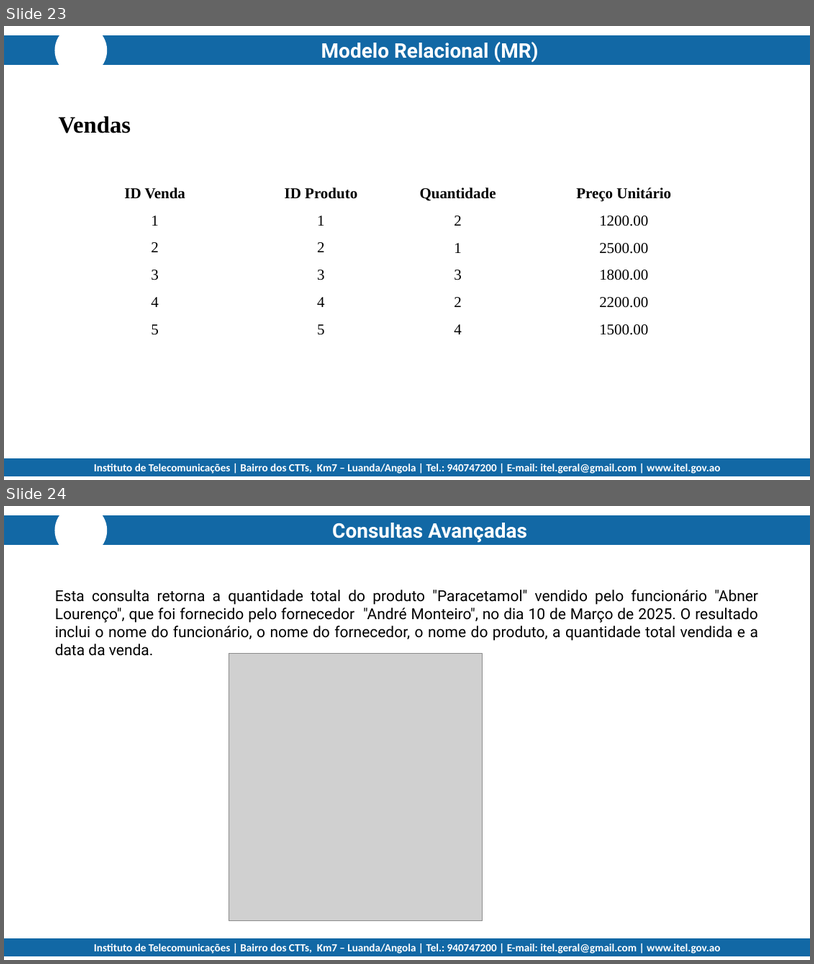
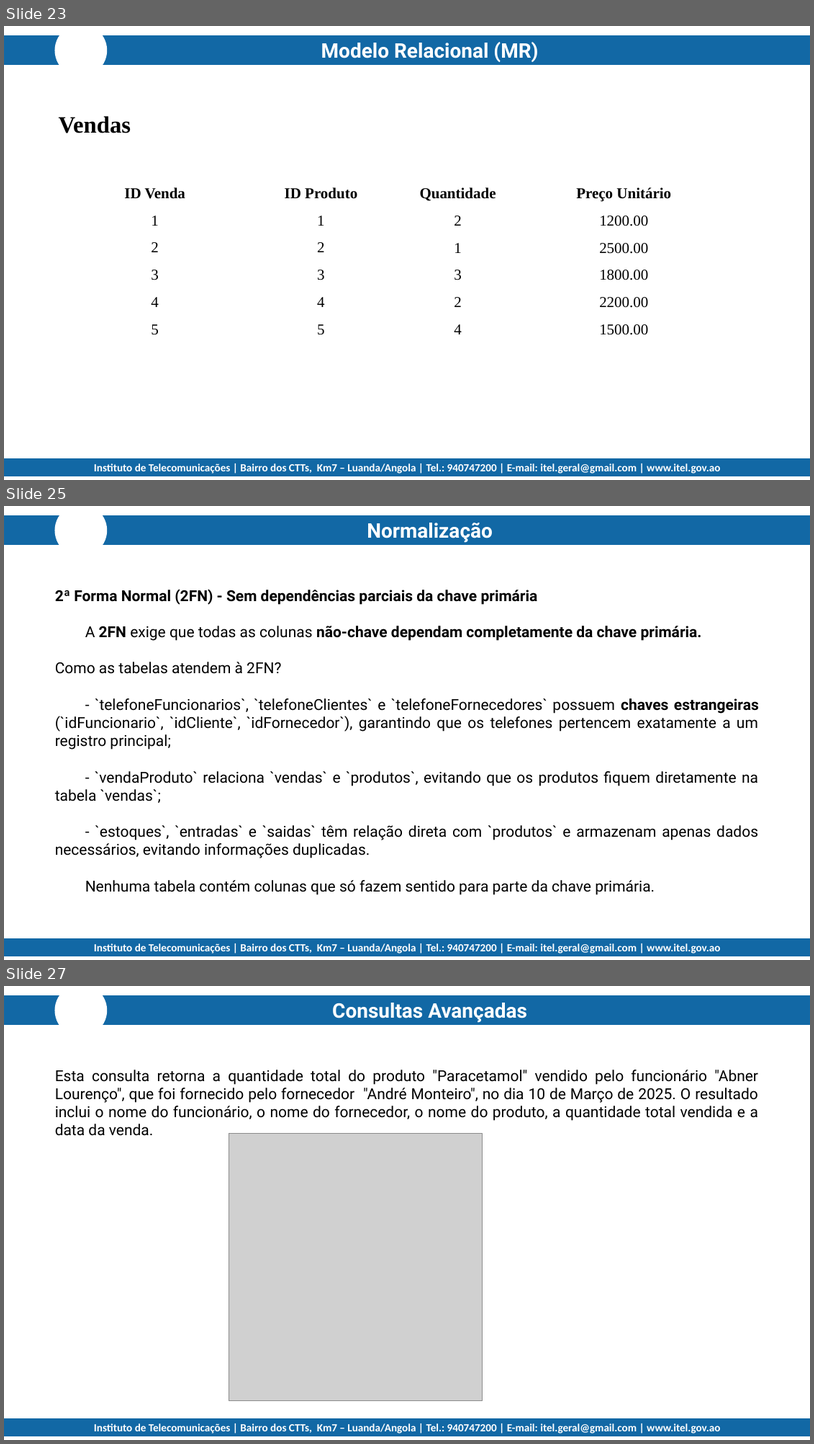
Before and after one commit to jedin01/tumbadas, a slide deck: projeto_coletivo/M_5_Fase3.pptx. Shown one above the other, each under a label of ours: slides 23 and 24 before the commit, slides 23, 25 and 27 after it; the slides between them are not shown. The pictures are 814x964 and 814x1444 pixels, drawn with LibreOffice and Linux fonts; fonts in the diff are those of the drawing; grey boxes stand for pictures; background and template pictures are left out. Boxes give left, top, right and bottom in pixels: in the first picture for what was removed or moved away, otherwise in the second. Text is boxed around its words. In the diff, an @@ line names an element or a change of style, - is before the commit and + after.

```diff
--- a/projeto_coletivo/M_5_Fase3.pptx
+++ b/projeto_coletivo/M_5_Fase3.pptx
@@ slide 25 added at [4,506,810,960], background #FFFFFF; not listed: 4 template elements that a slide beside it also shows @@
@@ text added at [367,523,493,543], 24 pt, text #FFFFFF, bold @@
+Normalização
@@ text added at [55,589,759,895], 18 pt, text #000000 @@
+2ª Forma Normal (2FN) - Sem dependências parciais da chave primária
+A 2FN exige que todas as colunas não-chave dependam completamente da chave primária.
+Como as tabelas atendem à 2FN?
+- `telefoneFuncionarios`, `telefoneClientes` e `telefoneFornecedores` possuem chaves estrangeiras (`idFuncionario`, `idCliente`, `idFornecedor`), garantindo que os telefones pertencem exatamente a um registro principal;
+- `vendaProduto` relaciona `vendas` e `produtos`, evitando que os produtos fiquem diretamente na tabela `vendas`;
+- `estoques`, `entradas` e `saidas` têm relação direta com `produtos` e armazenam apenas dados necessários, evitando informações duplicadas.
+Nenhuma tabela contém colunas que só fazem sentido para parte da chave primária.
@@ what was slide 24 is now slide 27 @@
```
Also in this commit, not shown: 2 other slides added, 1 other file.
